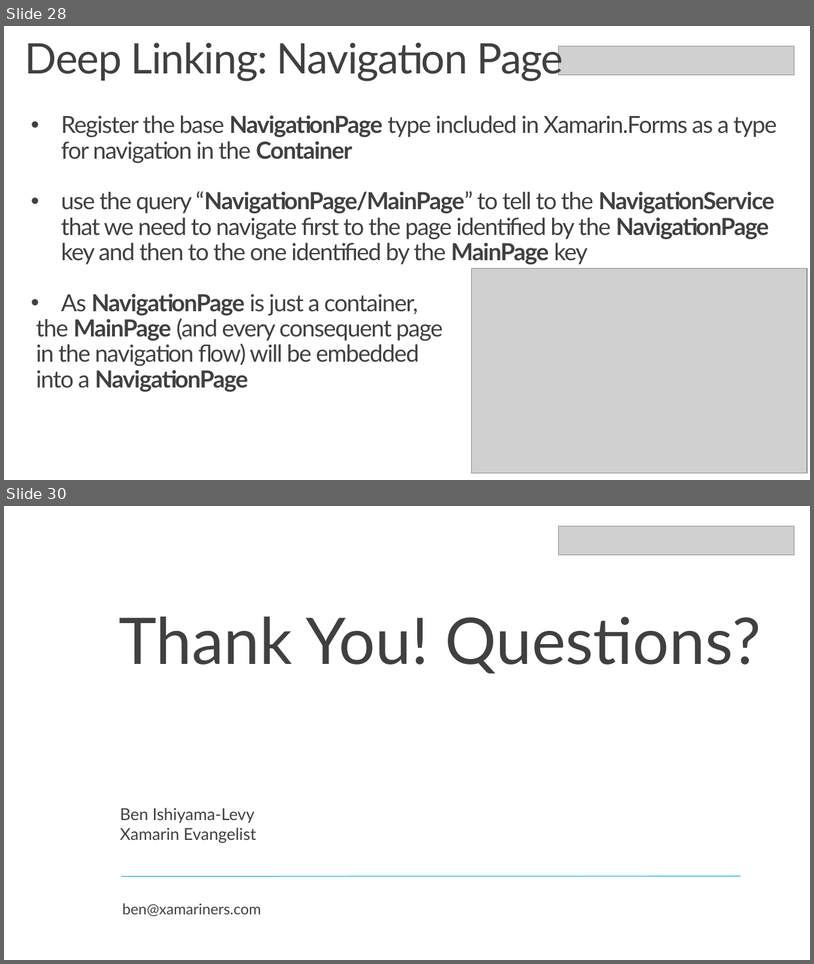
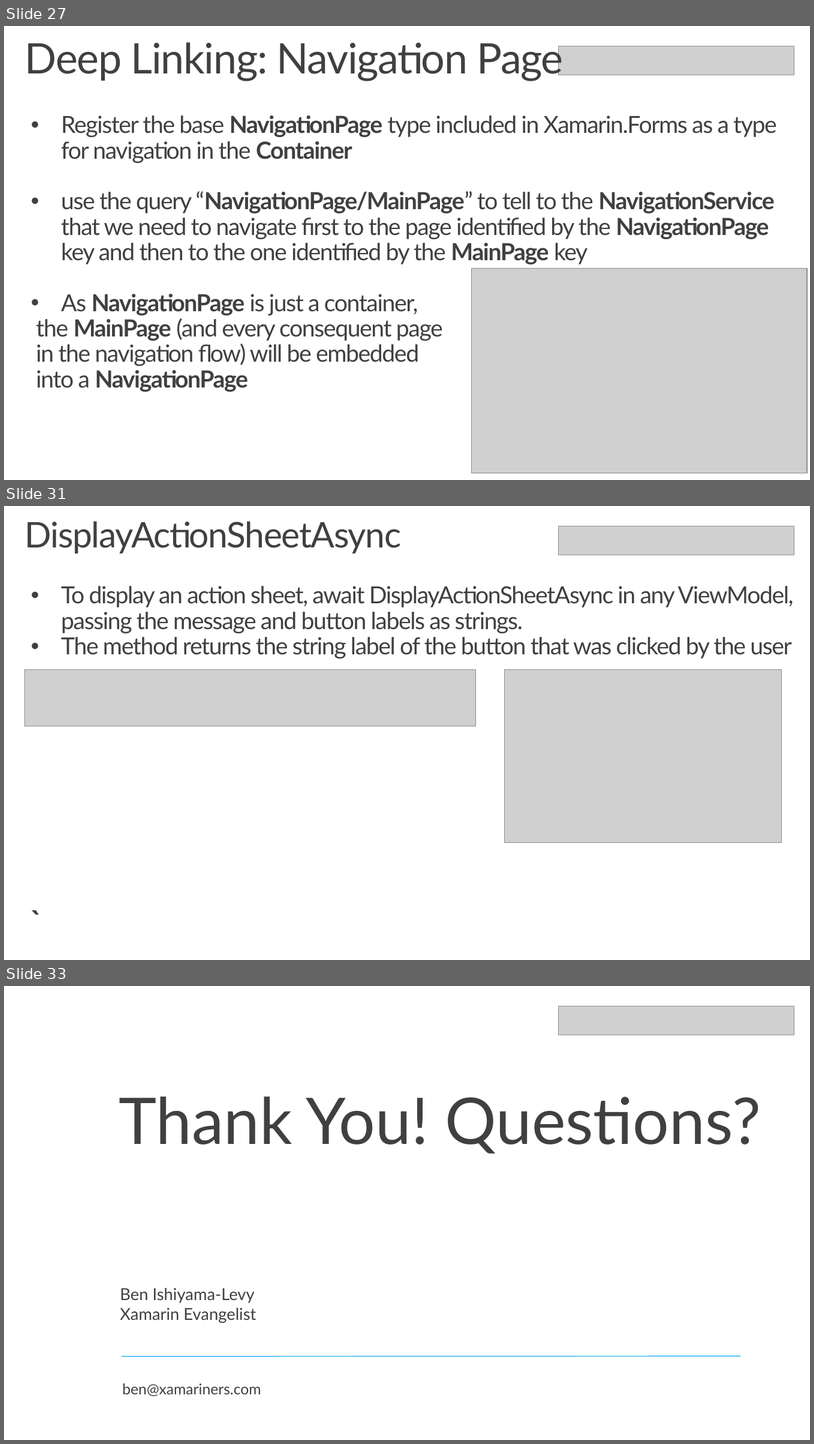
Before and after one commit to Xamariners/PrismDemo, a slide deck: media/PrismDemo.pptx. Shown one above the other, each under a label of ours: slides 28 and 30 before the commit, slides 27, 31 and 33 after it; the slides between them are not shown. The pictures are 814x964 and 814x1444 pixels, drawn with LibreOffice and Linux fonts; fonts in the diff are those of the drawing; grey boxes stand for pictures; background and template pictures are left out. Boxes give left, top, right and bottom in pixels: in the first picture for what was removed or moved away, otherwise in the second. Text is boxed around its words. In the diff, an @@ line names an element or a change of style, - is before the commit and + after.

```diff
--- a/media/PrismDemo.pptx
+++ b/media/PrismDemo.pptx
@@ slide 31 added at (x1=4, y1=506, x2=810, y2=960), background picture (left out) @@
@@ text added at (x1=25, y1=521, x2=402, y2=553), 42 pt, text #404040 @@
+DisplayActionSheetAsync
@@ picture added at (x1=559, y1=526, x2=795, y2=555) @@
@@ text added at (x1=61, y1=586, x2=794, y2=658), 28 pt, text #404040 @@
+• To display an action sheet, await DisplayActionSheetAsync in any ViewModel, passing the message and button labels as strings.
+• The method returns the string label of the button that was clicked by the user
+`
@@ picture added at (x1=25, y1=669, x2=476, y2=726) @@
@@ picture added at (x1=505, y1=669, x2=782, y2=843) @@
@@ what was slide 28 is now slide 27 @@
@@ what was slide 30 is now slide 33 @@
```
Also in this commit, not shown: 3 slides changed, 3 other slides added, 1 slide removed.
